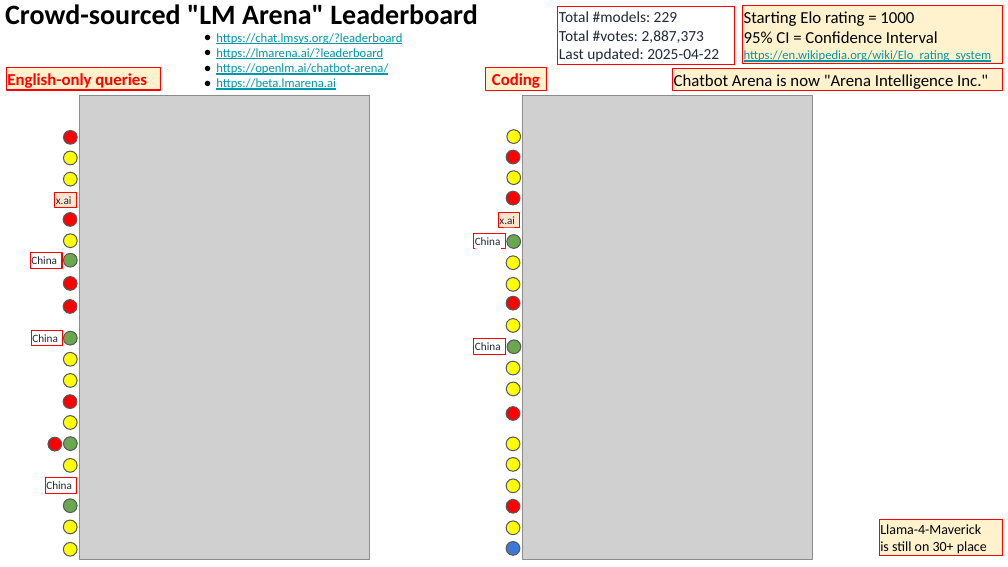
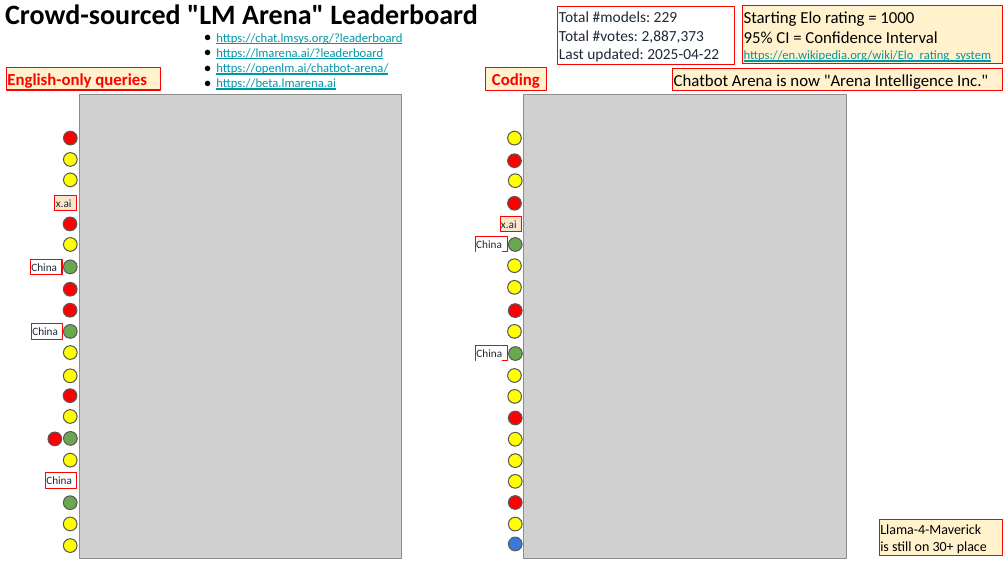
Before and after one commit to lselector/seminar, a slide deck: slide 22 of 2025/2025-04-25-AI-Updates.pptx (slide 21 before the commit). Drawn at 1008x567 pixels with LibreOffice and Linux fonts; fonts in the diff are those of the drawing; grey boxes stand for pictures. Boxes give left, top, right and bottom in pixels: in the first picture for what was removed or moved away, otherwise in the second. Text is boxed around its words. In the diff, an @@ line names an element or a change of style, - is before the commit and + after.

```diff
--- a/2025/2025-04-25-AI-Updates.pptx
+++ b/2025/2025-04-25-AI-Updates.pptx
@@ picture: place and size @@
-picture at box(80, 96, 370, 560)
+picture at box(80, 95, 402, 559)
@@ picture: place and size @@
-picture at box(523, 96, 813, 560)
+picture at box(524, 95, 847, 559)
@@ 14 ellipses, 2 rectangles: place and size @@
-14 ellipses, 2 rectangles at box(31, 331, 520, 556)
+14 ellipses, 2 rectangles at box(31, 324, 522, 552)
@@ 12 ellipses, 2 rectangles: place and size @@
-12 ellipses, 2 rectangles at box(30, 150, 521, 420)
+12 ellipses, 2 rectangles at box(30, 154, 523, 425)
@@ ellipse: place and size @@
-ellipse at box(506, 361, 520, 375)
+ellipse at box(508, 369, 522, 383)
```
Also in this commit, not shown: 3 other slides changed, 1 slide added.
